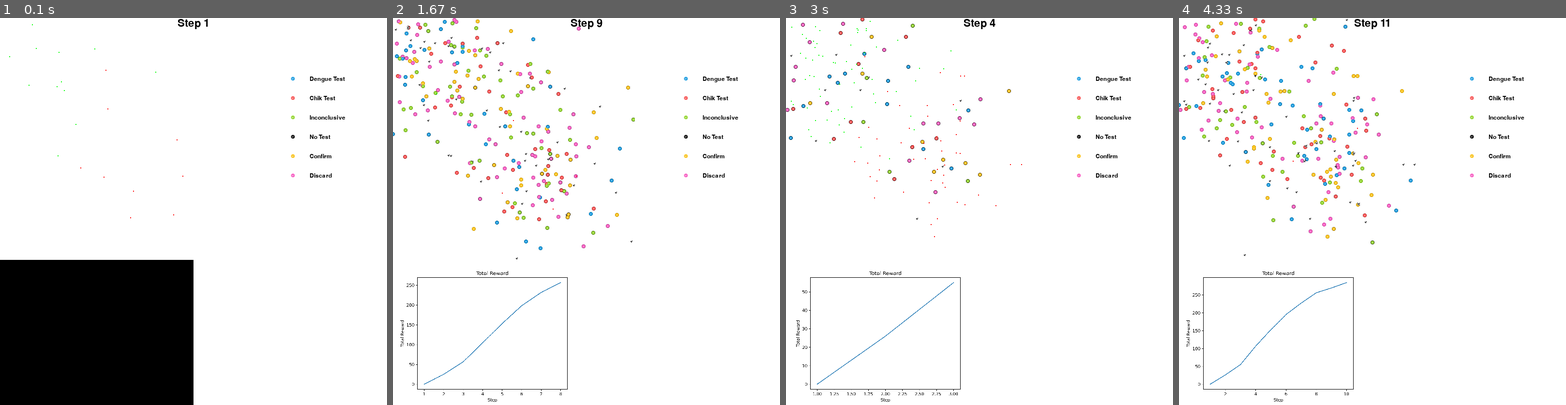
Above: before the commit, frames 1-4 (left to right).
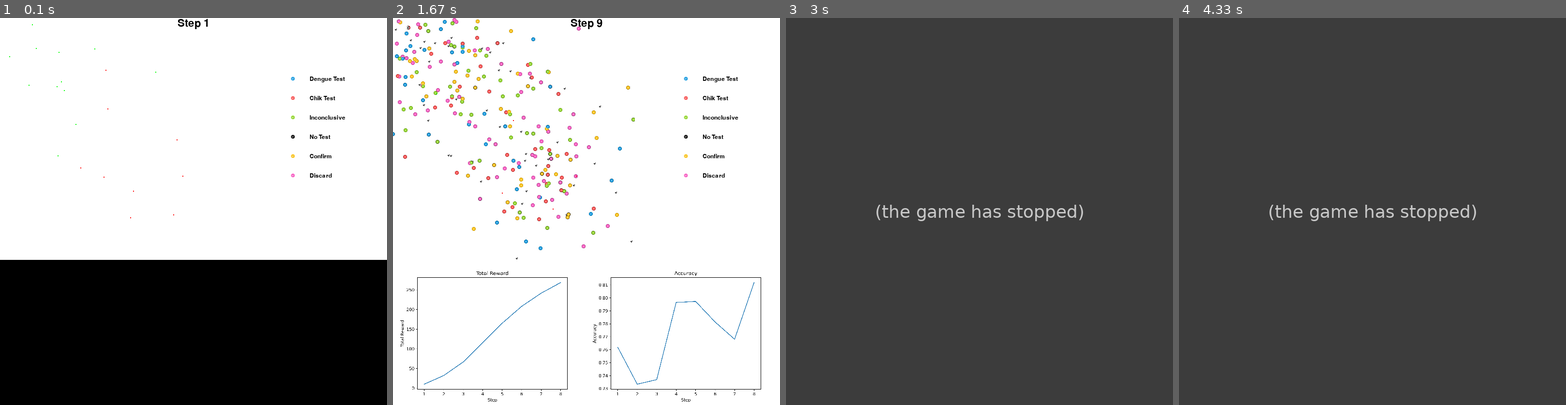
Above: after the commit, the same moments.

Repository: fccoelho/Dengue_Diagnostics
Game: pygame game, started from agents/agent_random.py
Same seed, same stepped clock (60 frames per second), same inputs: the game is played once before the commit and once after it.
Inputs:
- Up to frame 1 (0.1 s): no input
- Up to frame 2 (1.67 s): no input
- Up to frame 3 (3 s): no input
- Up to frame 4 (4.33 s): no input

The runs differ from the first frame. In frame 1, 19% of the frame differs, in the area x 50-100%, y 62-100%; in frame 2, 0.6%; in frame 3, 100%, in the area x 0-100%, y 0-100%; in frame 4, 100%.
After the commit the program exited at 2.4 s; later frames show no game.

Commit message:
update graph on representation

Diff:
--- a/agents/agent_random.py
+++ b/agents/agent_random.py
@@ -58,7 +58,7 @@
 
 if __name__ == "__main__":
     history = []
-    for i in range(200):
+    for i in range(1):
     # Create the environment
         env = DengueDiagnosticsEnv(epilength=12, size=500, render_mode="human")
         # Create the agent
--- a/dengue_envs/envs/dengue_diagnostics.py
+++ b/dengue_envs/envs/dengue_diagnostics.py
@@ -288,14 +288,43 @@
         Calculate the accuracy of the estimated cases
         """
 
-        true_numdengue = len([c for c in true if c["disease"] == 0])
-        estimated_numdengue = len([c for c in estimated if c[2] == 0])
-        true_chik = len([c for c in true if c["disease"] == 1])
-        estimated_chik = len([c for c in estimated if c[2] == 1])
-
-        accuracy = (true_numdengue - estimated_numdengue) + (true_chik - estimated_chik) / len(true)
-        self.accuracy.append(accuracy)
-        return accuracy
+        tpd = 0  # True positive dengue
+        fpd = 0  # False positive dengue
+        tnd = 0  # True negative dengue
+        fnd = 0  # False negative dengue
+        tpc = 0  # True positive chik
+        fpc = 0  # False positive chik
+        tnc = 0  # True negative chik
+        fnc = 0  # False negative chik
+        for t, e in zip(true, estimated):
+            if t['disease'] == 0:
+                if e[2] == 0:
+                    tpd += 1
+                    tnc += 1
+                else:
+                    fnd += 1
+                    fpc += 1
+            if t['disease'] == 1:
+                if e[2] == 1:
+                    tpc += 1
+                    tnd += 1
+                else:
+                    fnc += 1
+                    fpd += 1
+
+        # true_numdengue = len([c for c in true if c["disease"] == 0])
+        # estimated_numdengue = len([c for c in estimated if c[2] == 0])
+        # true_chik = len([c for c in true if c["disease"] == 1])
+        # estimated_chik = len([c for c in estimated if c[2] == 1])
+
+        accuracy_dengue = (tpd + tnd) / (tpd + tnd + fpd + fnd)
+        accuracy_chik = (tpc + tnc) / (tpc + tnc + fpc + fnc)
+
+        mean_accuracy = (accuracy_dengue + accuracy_chik) / 2
+
+        # accuracy = (true_numdengue - estimated_numdengue) + (true_chik - estimated_chik) / len(true)
+        self.accuracy.append(mean_accuracy)
+        return mean_accuracy
 
     def _get_info(self):
         """
@@ -408,6 +437,7 @@
             raise ValueError(f"Invalid action {action} for {self.action_space}")
         # get the current true state
         self.cases = self.world.get_series_up_to_t(self.t)
+        self.obs_cases = self._apply_clinical_uncertainty()
         self.cases_t = self.cases[self.cases.t == self.t]
         self.cases_t = tuple((c.x, c.y, c.disease) for c in self.cases_t.itertuples())
         observation = self._get_obs()
@@ -438,8 +468,11 @@
             elif self.obs[o] == 5:  # Discard
                 self.final.append(0)
 
-        self.accuracy.append(
-            self.calc_accuracy(self.cases.to_dict(orient="records"), observation["clinical_diagnostic"]))
+        self.calc_accuracy(self.cases.to_dict(orient="records"), observation["clinical_diagnostic"])
+
+        self.accuracy_plot = lineplot(
+            range(1, self.t + 1), self.accuracy, "Step", "Accuracy", "Accuracy", "plot2"
+        )
 
         self.update_sprites(action) if self.render_mode == "human" else None
 
@@ -462,6 +495,13 @@
             self.plot_surface1.blit(
                 pygame.transform.scale(
                     pygame.image.load(self.total_reward_plot, "PNG"), self.plot_surface1.get_rect().size
+                ),
+                (0, 0),
+            )
+
+            self.plot_surface2.blit(
+                pygame.transform.scale(
+                    pygame.image.load(self.accuracy_plot, "PNG"), self.plot_surface2.get_rect().size
                 ),
                 (0, 0),
             )
@@ -510,6 +550,10 @@
 
         self.screen.blit(
             self.plot_surface1, (0, 500), special_flags=pygame.BLEND_ALPHA_SDL2
+        )
+
+        self.screen.blit(
+            self.plot_surface2, (400, 500), special_flags=pygame.BLEND_ALPHA_SDL2
         )
 
         # Draw the world surface
Binary file changed: agents/final_screen.png
Binary file changed: agents/q_learning.png
Not shown, changed: .gitignore
